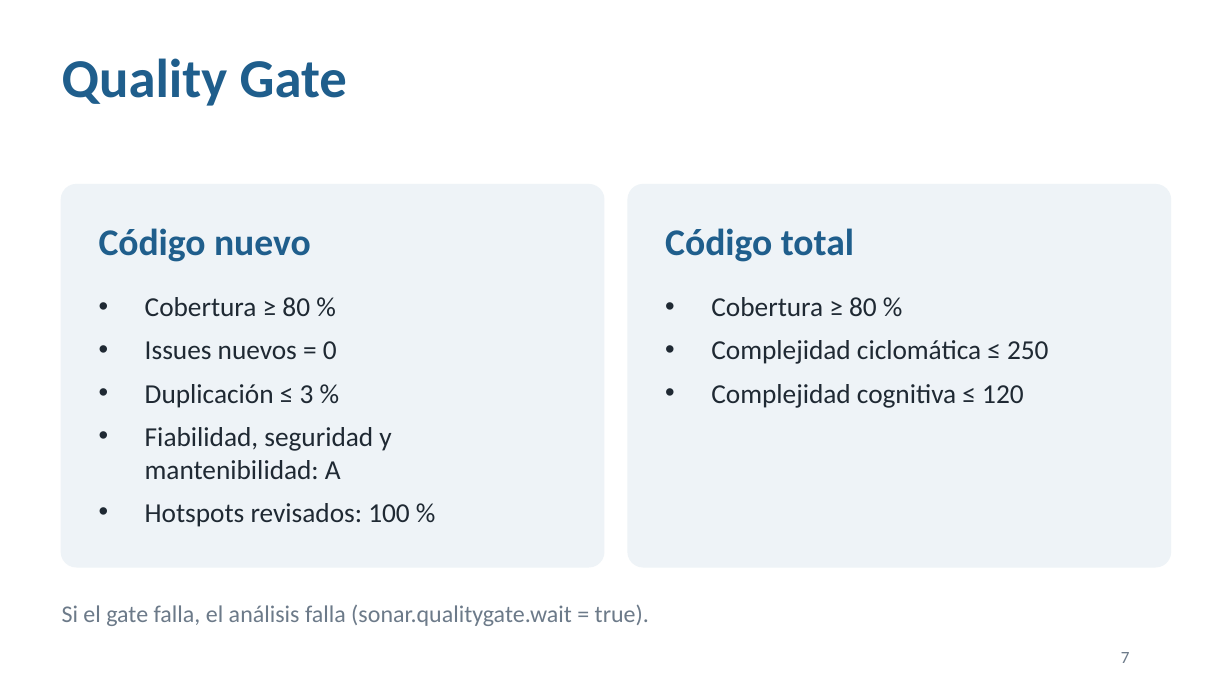
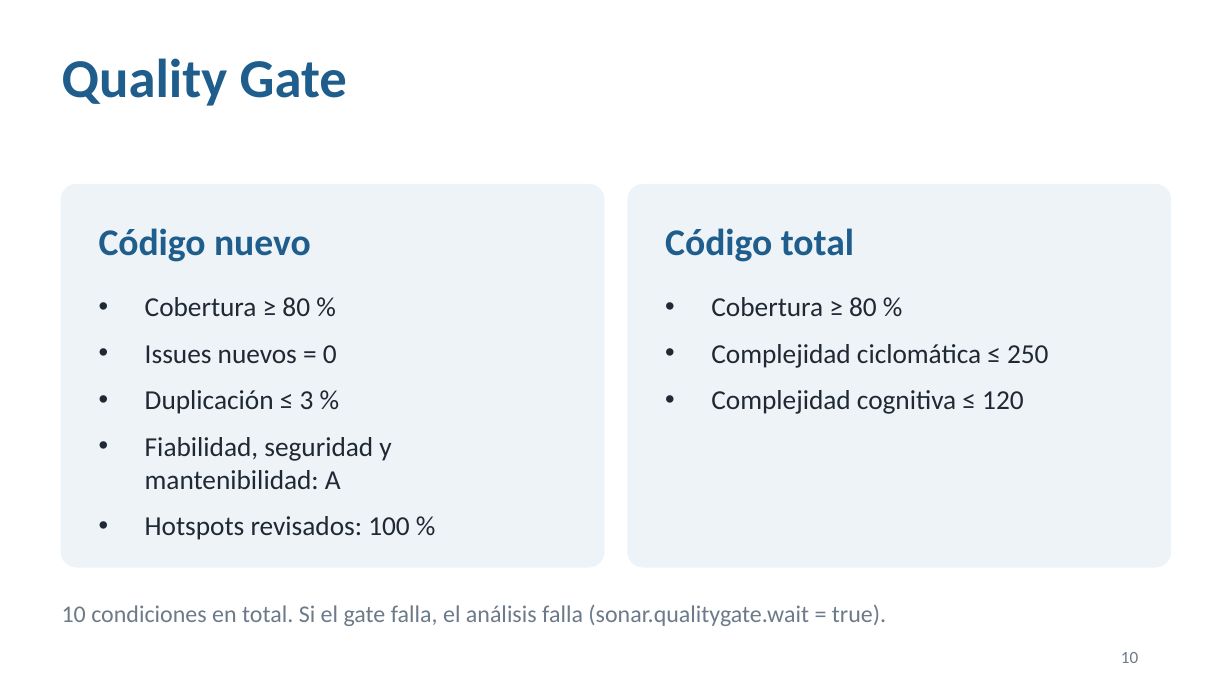
Before and after one commit to carolinacardonaUdeA/calidad-software, a slide deck: slide 10 of docs/Presentacion_Calidad_Calculadora.pptx (slide 7 before the commit). Drawn at 1232x693 pixels with LibreOffice and Linux fonts; fonts in the diff are those of the drawing. Boxes give left, top, right and bottom in pixels: in the first picture for what was removed or moved away, otherwise in the second. Text is boxed around its words. In the diff, an @@ line names an element or a change of style, - is before the commit and + after.

Commit message:
configuracion sonar

```diff
--- a/docs/Presentacion_Calidad_Calculadora.pptx
+++ b/docs/Presentacion_Calidad_Calculadora.pptx
@@ text "Cobertura ≥ 80 %" at (145,297,409,540): more space between paragraphs @@
@@ text "Cobertura ≥ 80 %" at (711,297,1048,414): more space between paragraphs @@
@@ text at (62,605,886,626): text changed @@
-Si el gate falla, el análisis falla (sonar.qualitygate.wait = true).
+10 condiciones en total. Si el gate falla, el análisis falla (sonar.qualitygate.wait = true).
@@ page number at (1121,652,1138,663): text changed @@
-7
+10
```
Also in this commit, not shown: 7 other slides changed, 7 slides added, 1 slide removed, 7 other files.
